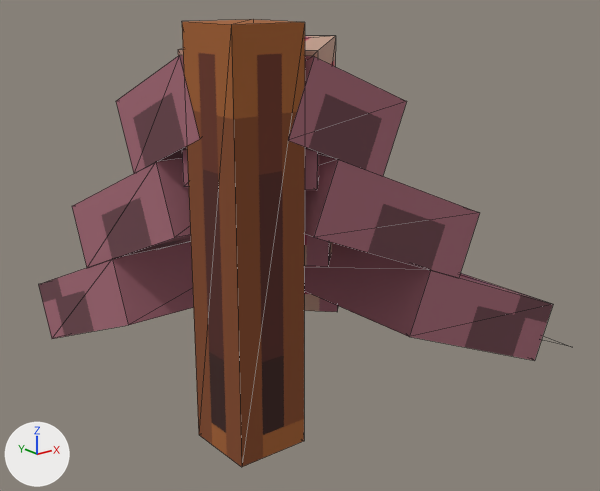
A saved change to the glTF model public/assets/models/environment/House/roof-outer-corner-down-tile.gltf.
Camera for both pictures: a 50 mm lens placed at (-1.46, -1.92, 1.07), pointed at (0.15, 0.1, 0.27). The axes (+X, +Y, +Z) are drawn at lower left. The lights are the same throughout. Mesh edges are drawn as thin lines. Where no turn or scale is listed for an object, it has been applied to the vertices. Vertices at the same position are counted once.

Before the edit, the objects in view are built like this:
```python
ob_cube = bpy.data.objects.new('cube', me_mesh_0)
ob_cube.location = (0.0, 0.123, 0.551)
ob_cube_001 = bpy.data.objects.new('cube.001', me_mesh_1)
ob_cube_001.location = (0.0, 0.123, 0.551)
ob_cube_002 = bpy.data.objects.new('cube.002', me_mesh_2)
ob_cube_002.location = (0.0, 0.123, 0.554)
ob_cube_004 = bpy.data.objects.new('cube.004', me_mesh_4)
ob_cube_004.location = (0.131, -0.5, 0.545)
ob_cube_005 = bpy.data.objects.new('cube.005', me_mesh_5)
ob_cube_005.location = (0.34, 0.688, 0.54)
ob_cube_006 = bpy.data.objects.new('cube.006', me_mesh_6)
ob_cube_006.location = (0.131, -0.5, 0.545)
ob_cube_007 = bpy.data.objects.new('cube.007', me_mesh_7)
ob_cube_007.location = (0.73, 1.75, 0.688)
ob_cube_009 = bpy.data.objects.new('cube.009', me_mesh_9)
ob_cube_009.location = (-0.219, -0.219, 0.875)
# also in view: 'cube.008' at (-0.41, -0.41, 0.5); 'cube.010' at (0.09, 0.09, 0.47)
```
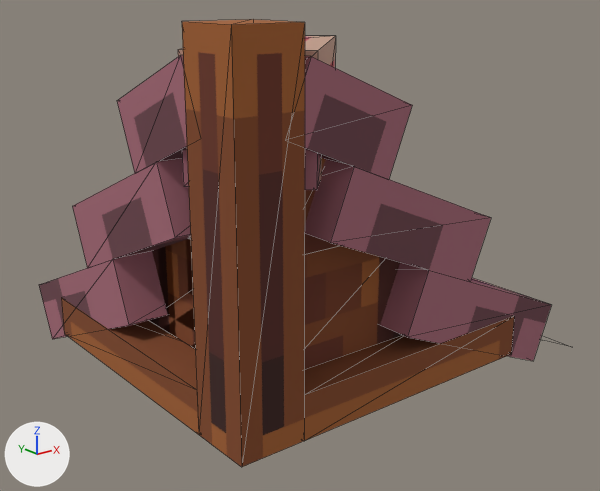
The change, as a diff of the scene's bpy script:
```diff
--- a/public/assets/models/environment/House/roof-outer-corner-down-tile.gltf.py
+++ b/public/assets/models/environment/House/roof-outer-corner-down-tile.gltf.py
@@ mat_material_2 @@
+mat_material_2 = bpy.data.materials.new('Material_2')
+# uses the picture img_image_2
@@ mat_material_3 @@
+mat_material_3 = bpy.data.materials.new('Material_3')
+# uses the picture img_image_3
@@ mat_material_1 @@
+mat_material_1 = bpy.data.materials.new('Material_1')
+# uses the picture img_image_1
@@ me_mesh_0 @@
 me_mesh_0.from_pydata(...)  # 8 vertices, 12 faces; spans x -0.5..-0.062, y -0.36..0.231, z -0.269..0.12
+# me_mesh_0 part 1: the whole mesh is moved by (0.0, -0.087, 0.036)
 me_mesh_0.materials.append(mat_material_0)
@@ me_mesh_1 @@
 me_mesh_1.from_pydata(...)  # 8 vertices, 12 faces; spans x -0.501..-0.124, y -0.492..-0.101, z 0.071..0.377
+# me_mesh_1 part 2: the whole mesh is moved by (0.0, 0.029, -0.012)
 me_mesh_1.materials.append(mat_material_0)
@@ me_mesh_4 @@
-me_mesh_4.from_pydata(...)  # 8 vertices, 12 faces; spans x -0.416..0.175, y 0.0..0.438, z -0.24..0.148
+me_mesh_4.from_pydata(...)  # 4 vertices, 2 faces; spans x 0.318..0.492, y -1.188..-0.5, z -0.61..-0.538
+# me_mesh_4 part 3: the whole mesh is rebuilt
 me_mesh_4.materials.append(mat_material_0)
@@ me_mesh_5 @@
-me_mesh_5.from_pydata(...)  # 4 vertices, 2 faces; spans x 0.318..0.492, y -1.188..-0.5, z -0.61..-0.538
+me_mesh_5.from_pydata(...)  # 8 vertices, 12 faces; spans x -0.713..-0.322, y -0.244..0.132, z 0.059..0.365
+# me_mesh_5 part 4: 8 vertices added at x -0.713..-0.322, y -0.244..0.132, z 0.059..0.365
 me_mesh_5.materials.append(mat_material_0)
@@ me_mesh_6 @@
 me_mesh_6.from_pydata(...)  # 8 vertices, 12 faces; spans x -0.49..-0.127, y -0.001..0.376, z 0.088..0.382
-me_mesh_6.vertices[0].co = (-0.417, -0.001, 0.382)  # pixel (314, 56)
-me_mesh_6.vertices[1].co = (-0.127, -0.001, 0.262)  # pixel (406, 101)
-me_mesh_6.vertices[2].co = (-0.49, -0.001, 0.208)  # pixel (288, 140)
-me_mesh_6.vertices[3].co = (-0.2, -0.001, 0.088)  # pixel (382, 176)
-me_mesh_6.vertices[4].co = (-0.127, 0.376, 0.262)
-me_mesh_6.vertices[5].co = (-0.417, 0.376, 0.382)
-me_mesh_6.vertices[6].co = (-0.2, 0.376, 0.088)
-me_mesh_6.vertices[7].co = (-0.49, 0.376, 0.208)
+# me_mesh_6 part 5
+me_mesh_6.vertices[0].co = (-0.625, -0.244, 0.155)  # pixel (354, 166)
+me_mesh_6.vertices[1].co = (-0.106, -0.244, -0.06)  # pixel (491, 217)
+me_mesh_6.vertices[2].co = (-0.697, -0.244, -0.018)  # pixel (330, 242)
+me_mesh_6.vertices[3].co = (-0.177, -0.244, -0.233)  # pixel (470, 281)
+me_mesh_6.vertices[4].co = (-0.106, 0.194, -0.06)
+me_mesh_6.vertices[5].co = (-0.625, 0.194, 0.155)
+me_mesh_6.vertices[6].co = (-0.177, 0.194, -0.233)
+me_mesh_6.vertices[7].co = (-0.697, 0.194, -0.018)
 me_mesh_6.materials.append(mat_material_0)
@@ me_mesh_7 @@
 me_mesh_7.from_pydata(...)  # 8 vertices, 12 faces; spans x -0.683..-0.034, y -2.25..-1.5, z -0.746..-0.333
+# me_mesh_7 part 6: the whole mesh is moved by (0.348, 2.006, 0.136)
 me_mesh_7.materials.append(mat_material_0)
@@ ob_cube @@
 ob_cube = bpy.data.objects.new('cube', me_mesh_0)
-ob_cube.location = (0.0, 0.123, 0.551)
+ob_cube.location = (0.002, 0.21, 0.515)
@@ ob_cube_001 @@
 ob_cube_001 = bpy.data.objects.new('cube.001', me_mesh_1)
-ob_cube_001.location = (0.0, 0.123, 0.551)
+ob_cube_001.location = (0.003, 0.094, 0.563)
@@ ob_cube_002 @@
 ob_cube_002 = bpy.data.objects.new('cube.002', me_mesh_2)
-ob_cube_002.location = (0.0, 0.123, 0.554)
+ob_cube_002.location = (0.002, 0.123, 0.551)
@@ ob_cube_004 @@
 ob_cube_004 = bpy.data.objects.new('cube.004', me_mesh_4)
-ob_cube_004.location = (0.131, -0.5, 0.545)
+ob_cube_004.location = (0.34, 0.688, 0.54)
@@ ob_cube_005 @@
 ob_cube_005 = bpy.data.objects.new('cube.005', me_mesh_5)
-ob_cube_005.location = (0.34, 0.688, 0.54)
+ob_cube_005.location = (0.349, -0.253, 0.563)
@@ ob_cube_006 @@
 ob_cube_006 = bpy.data.objects.new('cube.006', me_mesh_6)
-ob_cube_006.location = (0.131, -0.5, 0.545)
+ob_cube_006.location = (0.464, -0.254, 0.515)
@@ ob_cube_007 @@
 ob_cube_007 = bpy.data.objects.new('cube.007', me_mesh_7)
-ob_cube_007.location = (0.73, 1.75, 0.688)
+ob_cube_007.location = (0.377, -0.254, 0.551)
@@ ob_cube_020 @@
+ob_cube_020 = bpy.data.objects.new('cube.020', me_mesh_20)  # a box spanning x -0.172..0.297, y -0.062..0.062, z -0.312..0.0
+ob_cube_020.location = (-0.142, -0.331, 0.439)
@@ ob_cube_019 @@
+ob_cube_019 = bpy.data.objects.new('cube.019', me_mesh_19)  # 8 vertices, 12 faces; spans x -0.172..0.047, y -0.063..0.063, z 0.0..0.312
+ob_cube_019.location = (-0.142, -0.331, 0.439)
@@ ob_cube_018 @@
+ob_cube_018 = bpy.data.objects.new('cube.018', me_mesh_18)  # 8 vertices, 12 faces; spans x -0.063..0.063, y -0.205..0.264, z -0.156..0.156
+ob_cube_018.location = (-0.314, -0.111, 0.283)
@@ ob_cube_015 @@
+ob_cube_015 = bpy.data.objects.new('cube.015', me_mesh_15)  # a box spanning x -0.094..0.094, y -0.406..0.406, z -0.062..0.062
+ob_cube_015.location = (-0.406, 0.094, 0.062)
@@ ob_cube_014 @@
+ob_cube_014 = bpy.data.objects.new('cube.014', me_mesh_14)  # a box spanning x -0.438..0.375, y -0.188..0.0, z 0.0..0.125
+ob_cube_014.location = (0.125, -0.312, 0.0)
@@ ob_cube_012 @@
+ob_cube_012 = bpy.data.objects.new('cube.012', me_mesh_12)  # a box spanning x -0.689..0.189, y -0.377..0.502, z -0.002..0.127
+ob_cube_012.location = (0.312, 0.0, 0.0)
```

Where the change shows, as pixel boxes [x1, y1, x2, y2] in the pictures (600 x 491 px; the box of a moved part takes in the faces that stretch with it):
'cube.006', reshaped, moved
    before: [288, 56, 407, 176]
    after: [304, 160, 491, 282]
'cube.007', moved
    before: [304, 243, 553, 361]
    after: [380, 262, 551, 361]
'cube.004', reshaped, moved (not visible afterwards)
    before: [304, 155, 480, 278]
'cube.014', added
    after: [304, 316, 514, 441]
'cube.002', moved
    before: [39, 243, 194, 339]
    after: [39, 251, 168, 339]
'cube.020', added
    after: [304, 246, 402, 370]
'cube.005', reshaped, moved (not visible before)
    after: [305, 56, 412, 179]
'cube.015', added
    after: [61, 297, 199, 435]
'cube.001', moved
    before: [116, 55, 200, 173]
    after: [117, 55, 187, 173]
'cube.018', added
    after: [149, 239, 195, 348]
'cube.019', added
    after: [304, 158, 341, 255]
'cube.012', added
    after: [148, 320, 195, 349]
part 1 of me_mesh_0, moved or reshaped
    both: [72, 162, 191, 268]
